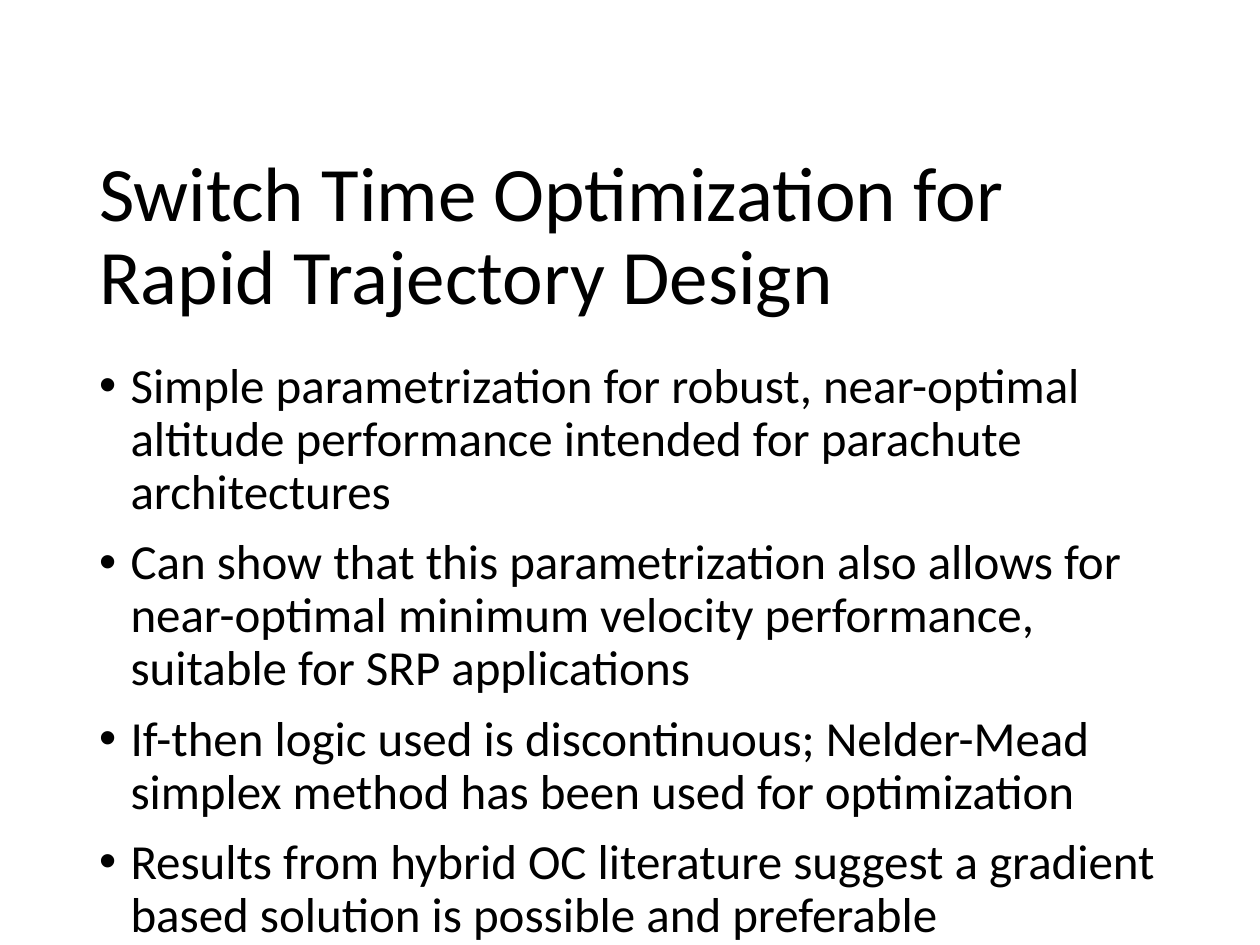
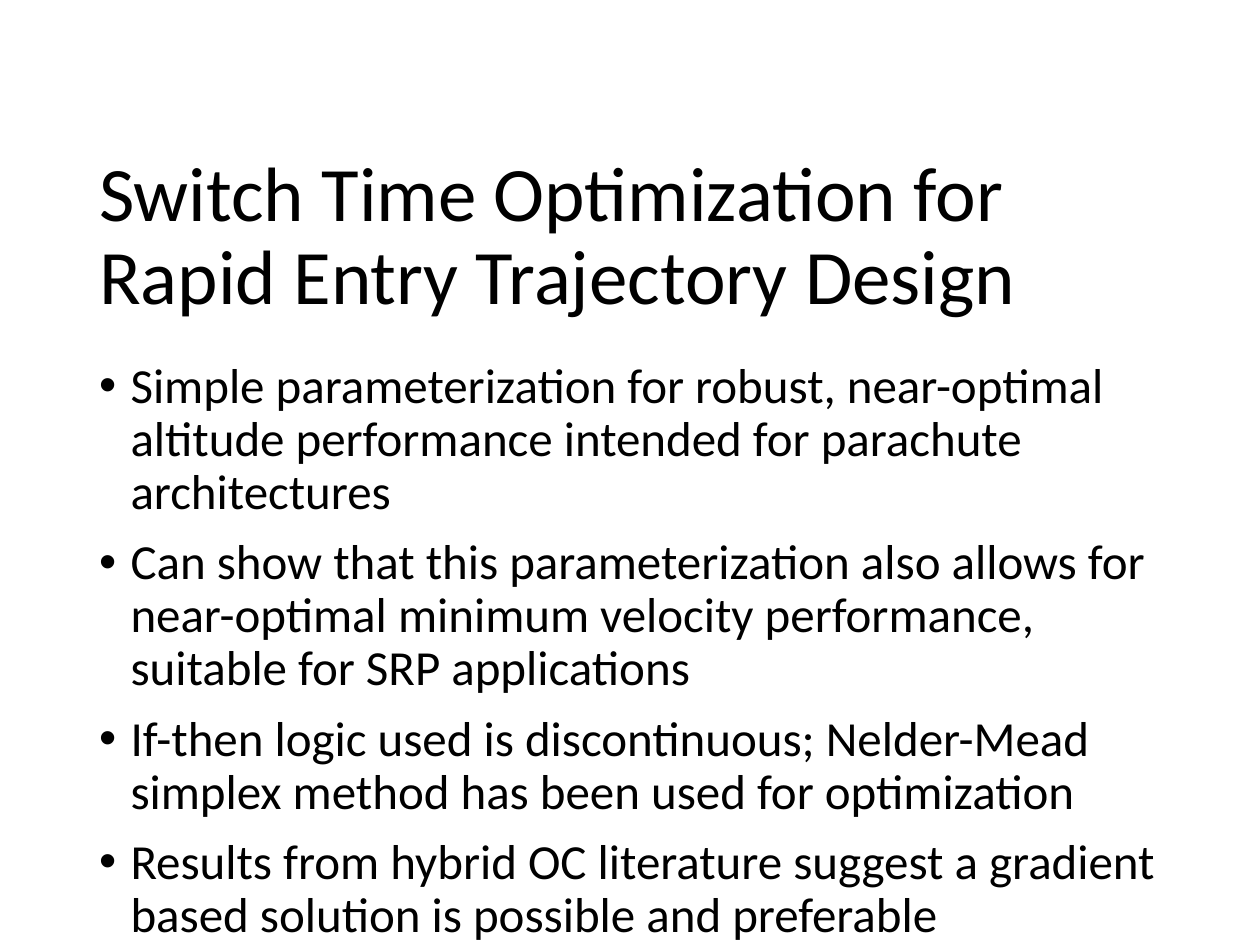
Before and after one commit to CDNoyes/EDL-Py, a slide deck: slide 4 of Documents/Qual Exam.pptx (slide 8 before the commit). Drawn at 1260x945 pixels with LibreOffice and Linux fonts; fonts in the diff are those of the drawing; background and template pictures are left out. Boxes give left, top, right and bottom in pixels: in the first picture for what was removed or moved away, otherwise in the second. Text is boxed around its words. In the diff, an @@ line names an element or a change of style, - is before the commit and + after.

```diff
--- a/Documents/Qual Exam.pptx
+++ b/Documents/Qual Exam.pptx
@@ title at box(99, 167, 1015, 318): text changed @@
-Switch Time Optimization for Rapid Trajectory Design
+Switch Time Optimization for Rapid Entry Trajectory Design
@@ text at box(131, 369, 1145, 693): text changed @@
-• Simple parametrization for robust, near-optimal altitude performance intended for parachute architectures
-• Can show that this parametrization also allows for near-optimal minimum velocity performance, suitable for SRP applications
+• Simple parameterization for robust, near-optimal altitude performance intended for parachute architectures
+• Can show that this parameterization also allows for near-optimal minimum velocity performance, suitable for SRP applications
```
Also in this commit, not shown: 4 other slides changed, 1 slide added, 4 other files.
